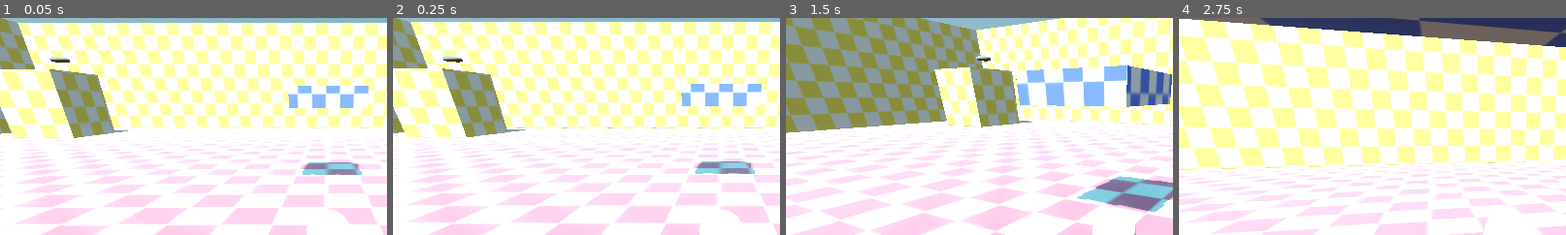
Above: before the commit, frames 1-4 (left to right).
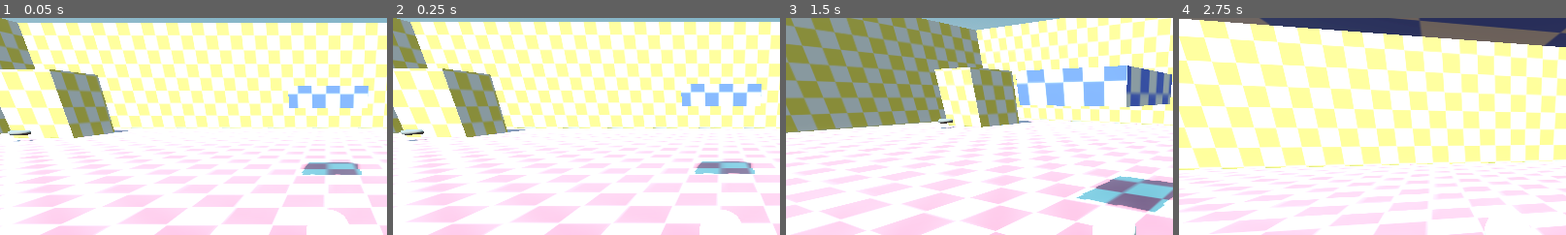
Above: after the commit, the same moments.

Repository: Mettle0/Treasure_Hunter
Game: Godot game, scene res://main.tscn
The game is run twice, just before and just after one commit, with the same random seed, the same clock (stepped at 60 frames per second) and the same inputs.
Inputs (mouse positions are % of the whole screen's width and height, from its top left):
- Up to frame 1 (0.05 s): no input
- Up to frame 2 (0.25 s): no input
- Up to frame 3 (1.5 s): tap Enter at 0.5 s; move the mouse to (55, 50) at 0.52 s; press the mouse at (55, 50) at 0.53 s; hold W (forward) from 0.53 s (still down); tap Space (jump) at 0.77 s; move the mouse to (45, 50) at 1.27 s; release the mouse at (45, 50) at 1.28 s; click (45, 50) at 1.35 s
- Up to frame 4 (2.75 s): keep holding W (forward); tap Space (jump) at 1.52 s; move the mouse to (52, 48) at 2.02 s; press the mouse at (52, 48) at 2.03 s
The pictures show only the part of the screen within x 8-58%, y 0-50%; the shares and areas given below are measured in that part.

The runs differ from the first frame. In frame 1, 0.3% of the frame differs, in the area x 2-19%, y 17-58%; in frame 2, 0.3%, in the area x 2-19%, y 17-57%; in frame 3, 0.2%; in frame 4, nothing differs.

Commit message:
Update level.tscn

Diff:
--- a/level.tscn
+++ b/level.tscn
@@ -1,5 +1,6 @@
-[gd_scene load_steps=7 format=3 uid="uid://dmmirgcbk7253"]
+[gd_scene load_steps=8 format=3 uid="uid://dmmirgcbk7253"]
 
+[ext_resource type="Script" uid="uid://da8frvui0ch7p" path="res://level.gd" id="1_0b4ue"]
 [ext_resource type="PackedScene" uid="uid://cs3vnoy4msd86" path="res://scenes/entities/player/player.tscn" id="1_u52ul"]
 [ext_resource type="PackedScene" uid="uid://rfvtu2ug6cdd" path="res://beta_map_001_col.tscn" id="3_oi3di"]
 [ext_resource type="PackedScene" uid="uid://bcxtstv02oxwd" path="res://location_manager.tscn" id="5_f2txt"]
@@ -20,6 +21,8 @@
 glow_enabled = true
 
 [node name="Level" type="Node3D"]
+script = ExtResource("1_0b4ue")
+item_count_target = 3
 
 [node name="WorldEnvironment" type="WorldEnvironment" parent="."]
 environment = SubResource("Environment_vonw3")
@@ -37,18 +40,18 @@
 [node name="Location Manager" parent="." instance=ExtResource("5_f2txt")]
 
 [node name="L1" type="Node3D" parent="Location Manager"]
-transform = Transform3D(1, 0, 0, 0, 1, 0, 0, 0, 1, -35.5536, 9.44751, -38.0244)
+transform = Transform3D(1, 0, 0, 0, 1, 0, 0, 0, 1, -37.877, 0.943644, -31.0203)
 
 [node name="L2" type="Node3D" parent="Location Manager"]
-transform = Transform3D(1, 0, 0, 0, 1, 0, 0, 0, 1, -31.8017, 1.45996, 27.9367)
+transform = Transform3D(1, 0, 0, 0, 1, 0, 0, 0, 1, -32.2213, 0.866451, 28.3802)
 
 [node name="L3" type="Node3D" parent="Location Manager"]
-transform = Transform3D(1, 0, 0, 0, 1, 0, 0, 0, 1, -0.137604, 5.84103, -12.1424)
+transform = Transform3D(1, 0, 0, 0, 1, 0, 0, 0, 1, -0.00635433, 5.84103, -11.9963)
 
 [node name="L4" type="Node3D" parent="Location Manager"]
-transform = Transform3D(1, 0, 0, 0, 1, 0, 0, 0, 1, 7.42911, 7.66793, 31.0492)
+transform = Transform3D(1, 0, 0, 0, 1, 0, 0, 0, 1, 11.8654, 4.56408, 24.2188)
 
 [node name="L5" type="Node3D" parent="Location Manager"]
-transform = Transform3D(1, 0, 0, 0, 1, 0, 0, 0, 1, 46.4063, 4.40865, 61.745)
+transform = Transform3D(1, 0, 0, 0, 1, 0, 0, 0, 1, 37.0881, 0.435634, 61.745)
 
 [node name="Beta_Map_001-col" parent="." instance=ExtResource("3_oi3di")]
